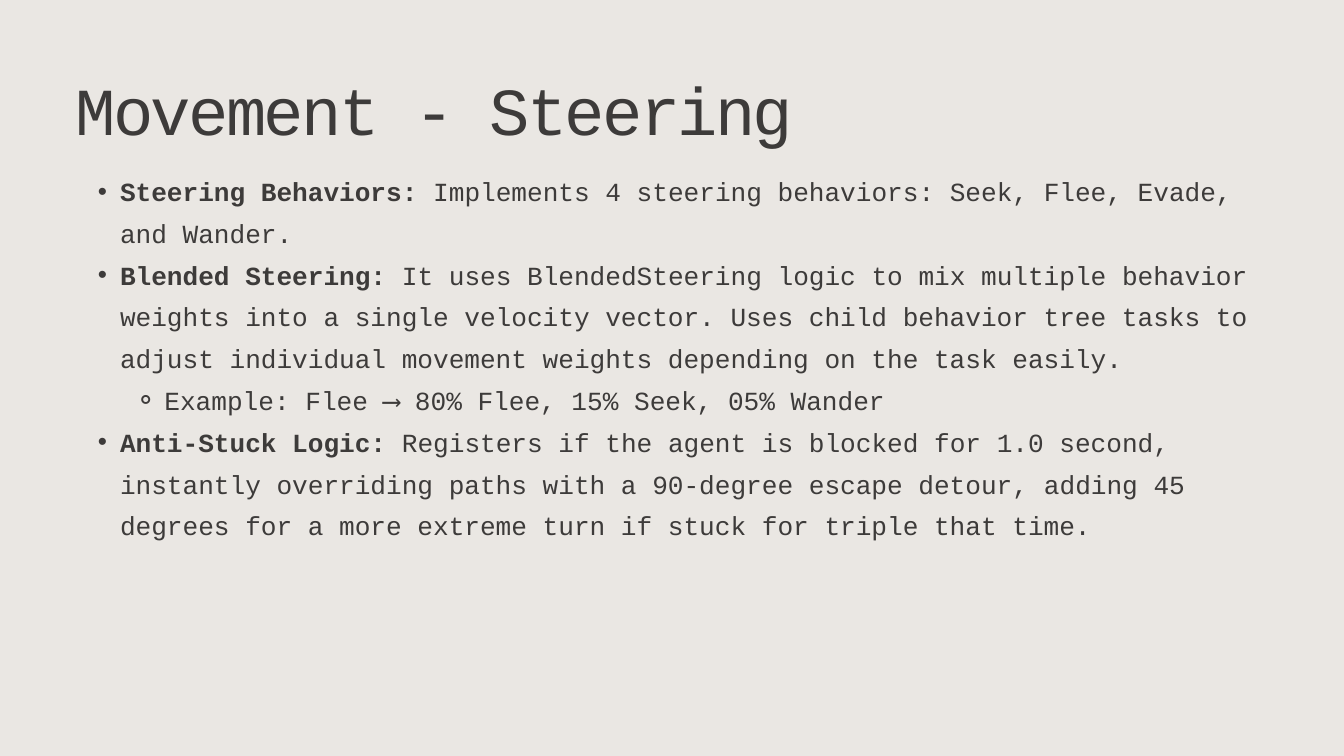
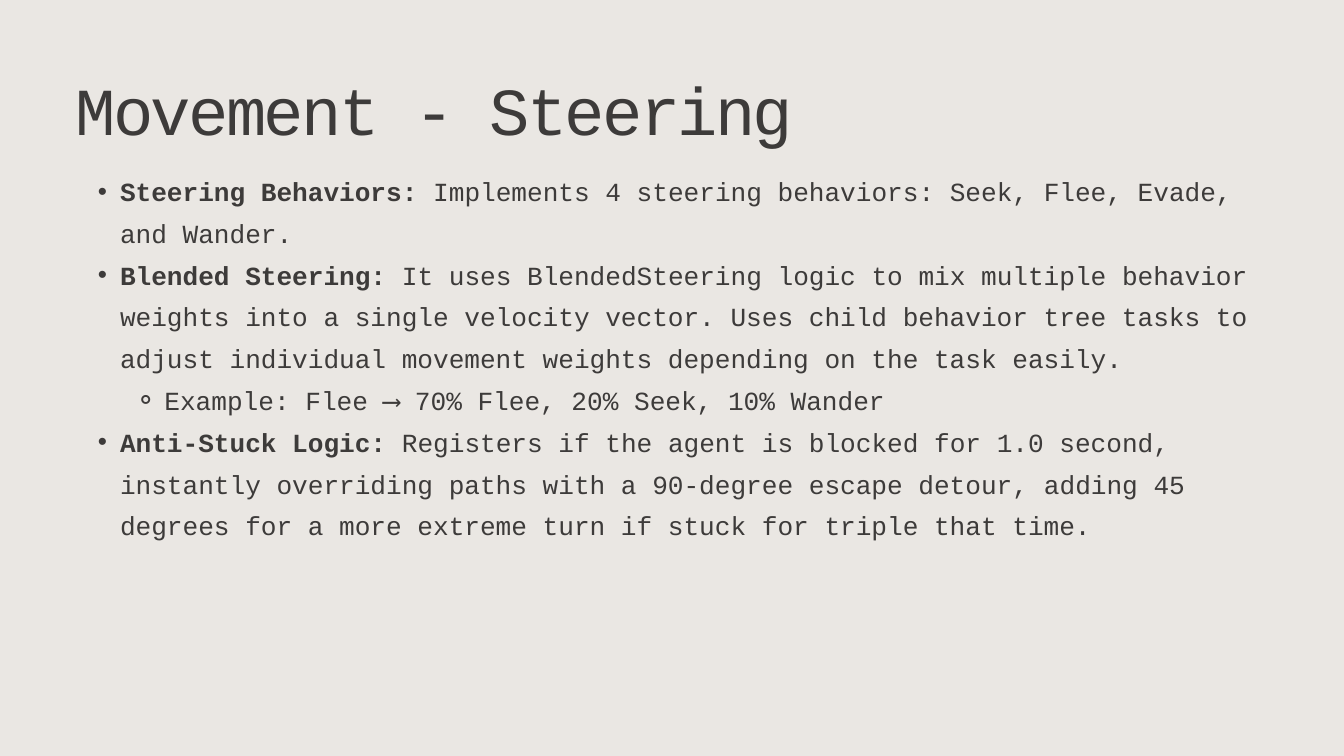
Before and after one commit to DAE-GD-2025-2026/gameai-zombie-ainaneescolomina, a slide deck: slide 5 of GPP_ZombieAI_NeesColominaAina_2DAE09.pptx. Drawn at 1344x756 pixels with LibreOffice and Linux fonts; fonts in the diff are those of the drawing. Boxes give left, top, right and bottom in pixels: in the first picture for what was removed or moved away, otherwise in the second. Text is boxed around its words. In the diff, an @@ line names an element or a change of style, - is before the commit and + after.

Commit message:
Update Presentation

```diff
--- a/GPP_ZombieAI_NeesColominaAina_2DAE09.pptx
+++ b/GPP_ZombieAI_NeesColominaAina_2DAE09.pptx
@@ text at <box>164,392,885,416</box>: text changed @@
-    ⚬ Example: Flee ⟶ 80% Flee, 15% Seek, 05% Wander
+    ⚬ Example: Flee ⟶ 70% Flee, 20% Seek, 10% Wander
```
